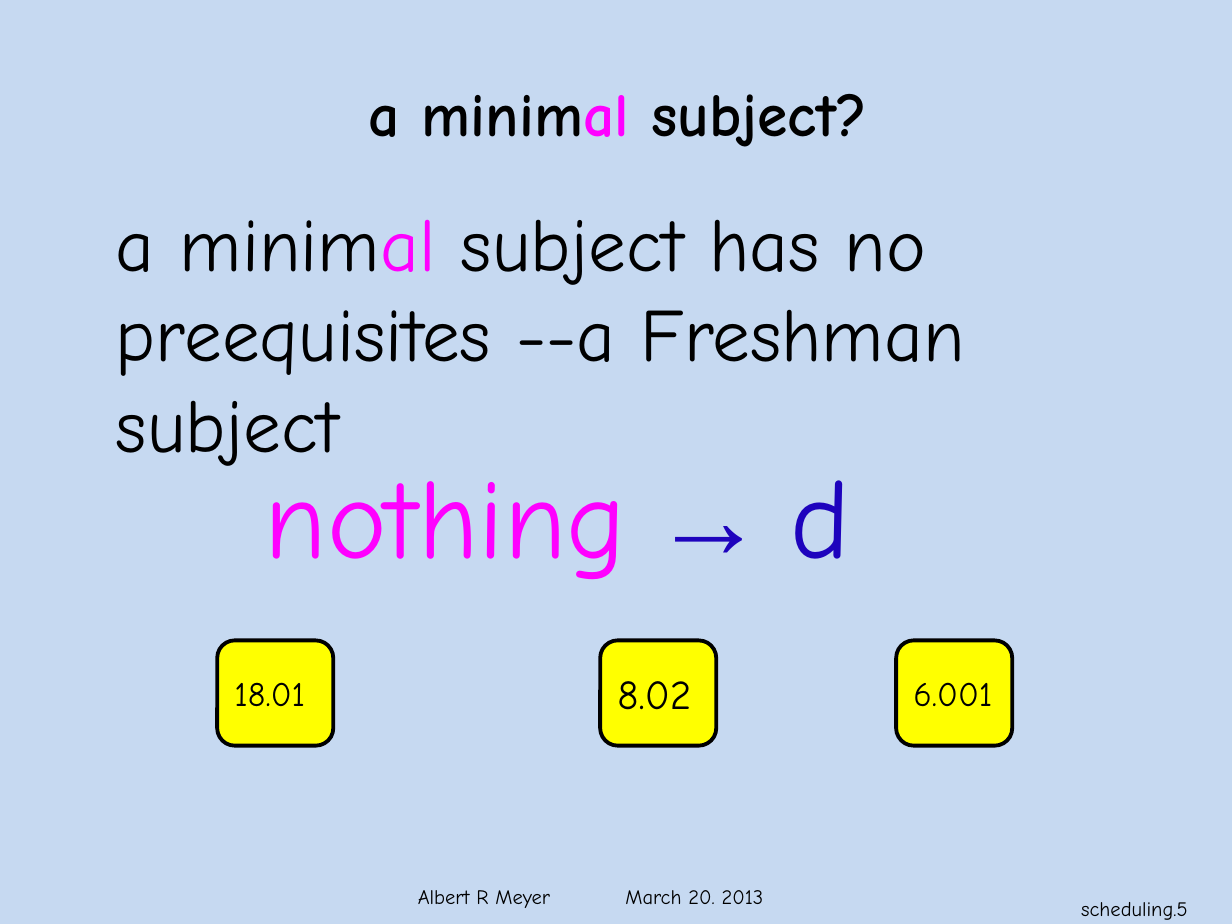
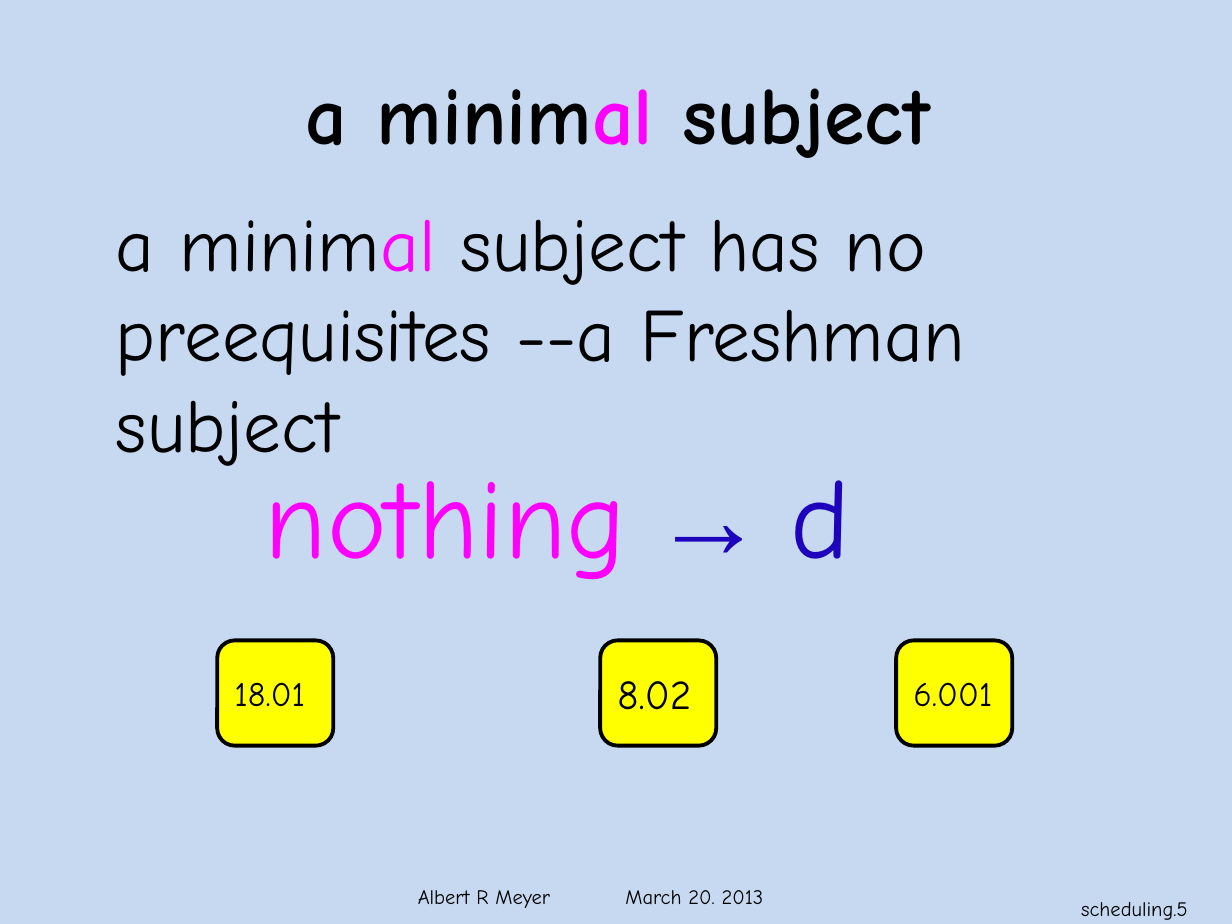
Before and after one commit to armeyer/mcs_web, a slide deck: slide 5 of spring13/slides13/scheduling.pptx. Drawn at 1232x924 pixels with LibreOffice and Linux fonts; fonts in the diff are those of the drawing; background and template pictures are left out. Boxes give left, top, right and bottom in pixels: in the first picture for what was removed or moved away, otherwise in the second. Text is boxed around its words. In the diff, an @@ line names an element or a change of style, - is before the commit and + after.

```diff
--- a/spring13/slides13/scheduling.pptx
+++ b/spring13/slides13/scheduling.pptx
@@ title at (x1=306, y1=88, x2=930, y2=158): text changed; size 36 to 48 pt @@
-a minimal subject?
+a minimal subject
```
Also in this commit, not shown: 2 other slides changed, 1 other file.
